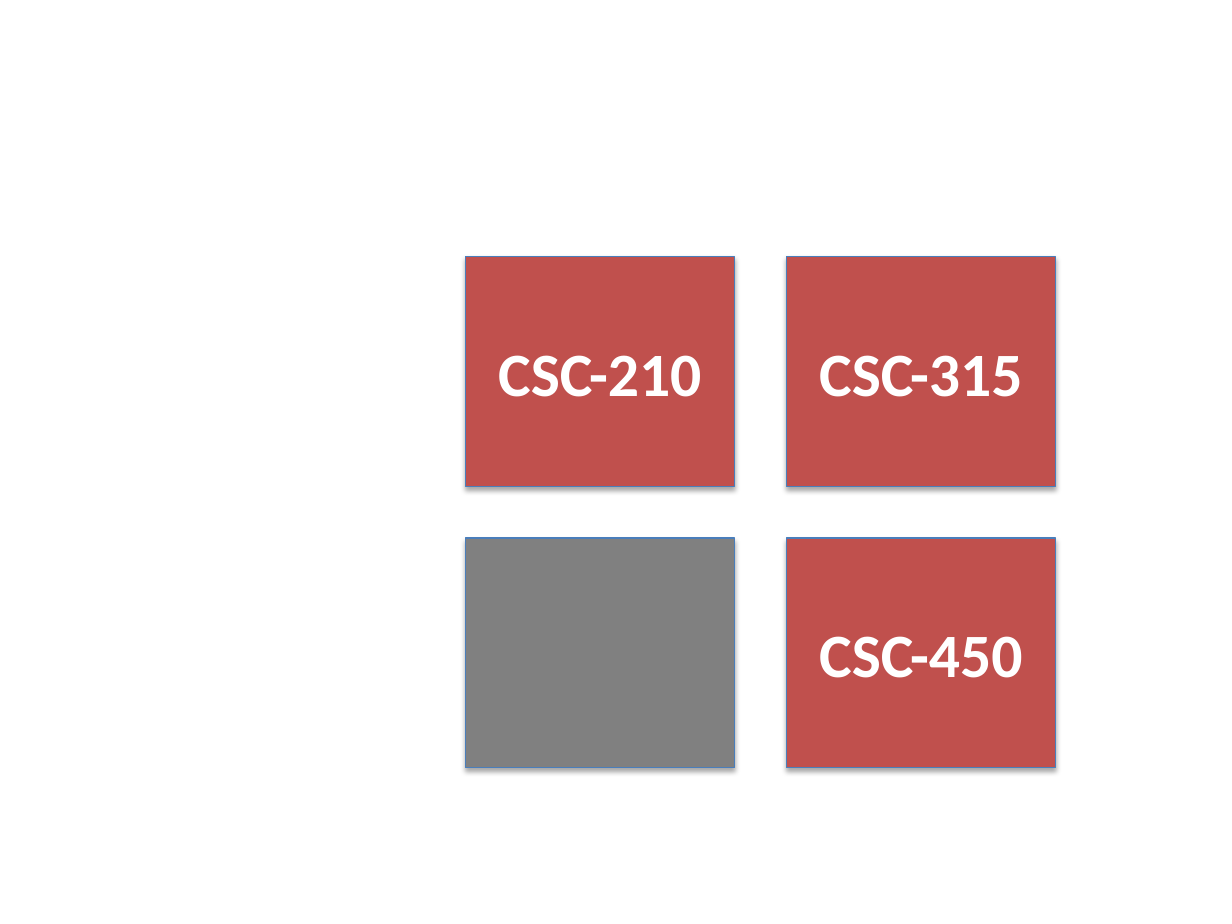
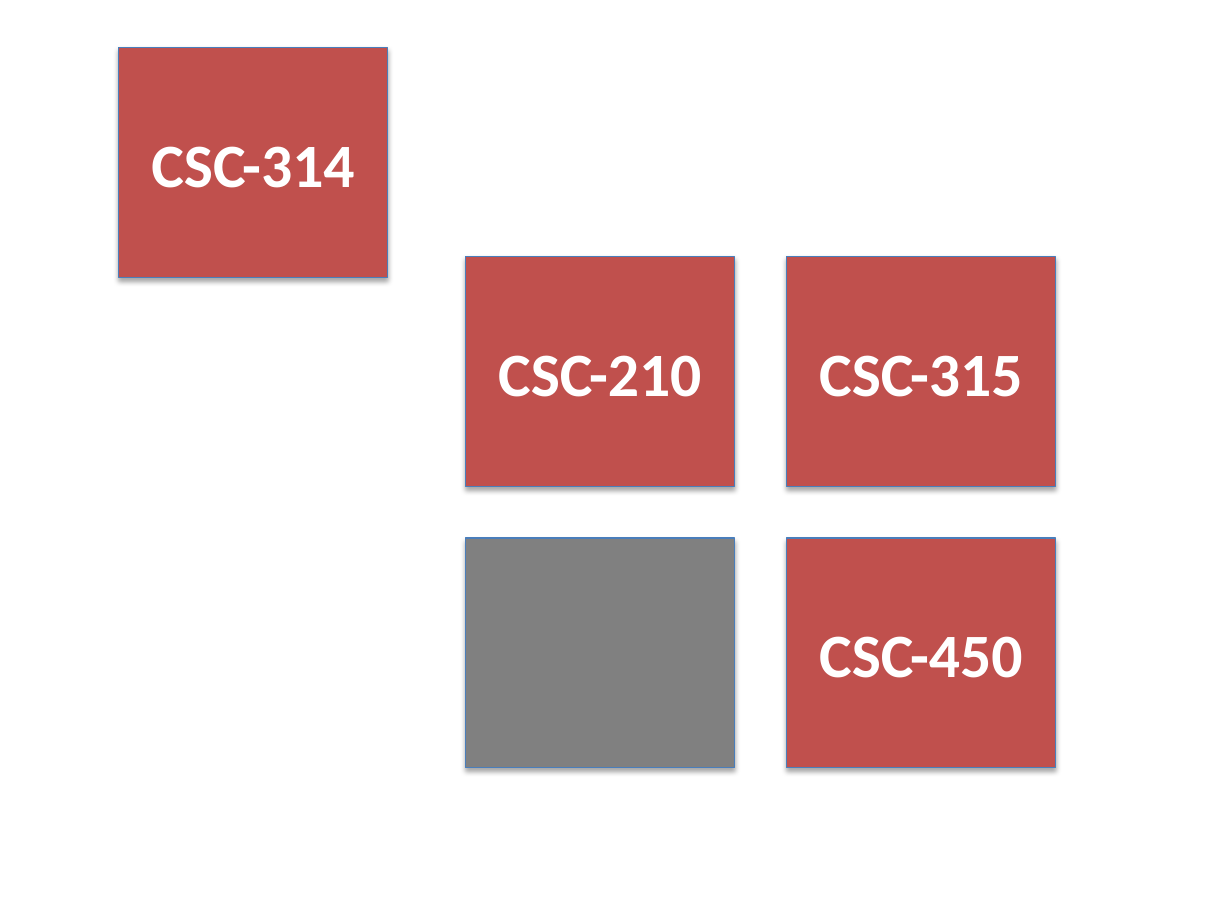
Before and after one commit to gdancik/gdancik.github.io, a slide deck: slide 1 of img/portfolio/img.pptx. Drawn at 1232x924 pixels with LibreOffice and Linux fonts; fonts in the diff are those of the drawing. Boxes give left, top, right and bottom in pixels: in the first picture for what was removed or moved away, otherwise in the second. Text is boxed around its words. In the diff, an @@ line names an element or a change of style, - is before the commit and + after.

```diff
--- a/img/portfolio/img.pptx
+++ b/img/portfolio/img.pptx
@@ rectangle added at bbox=[118, 48, 388, 277], fill #C0504D, outline #4B7EBC 0.75 pt, 36 pt, text #FFFFFF, bold @@
+CSC-314
```
Also in this commit, not shown: 2 other files.
